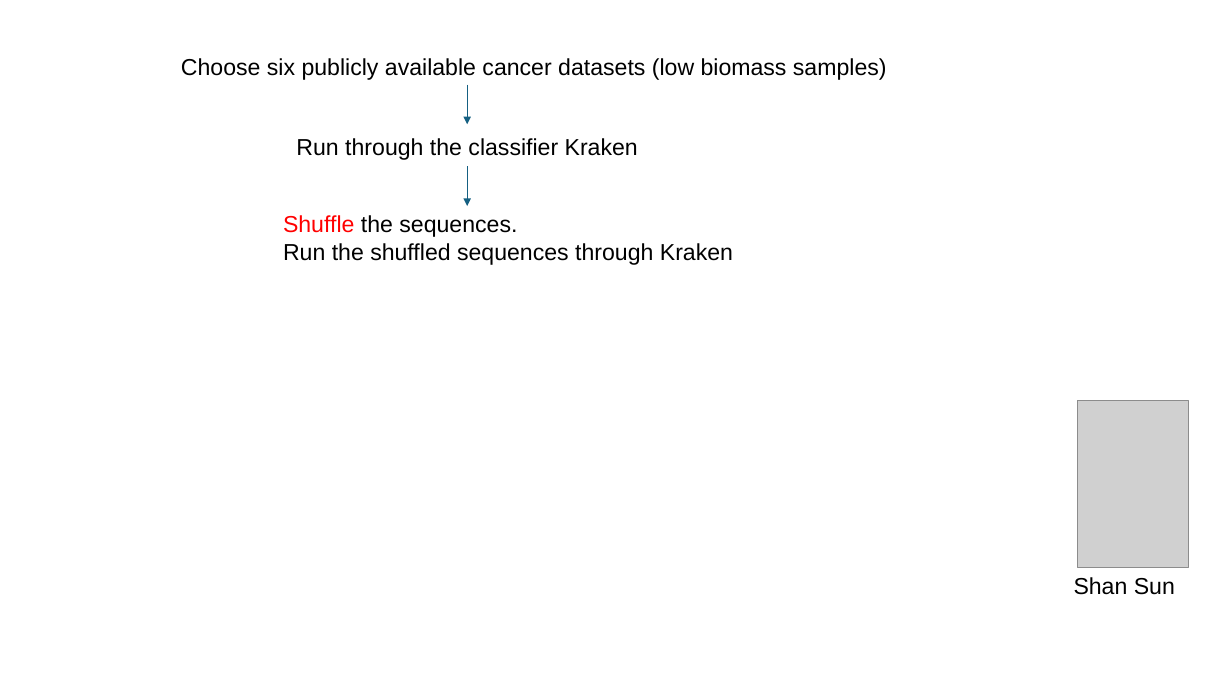
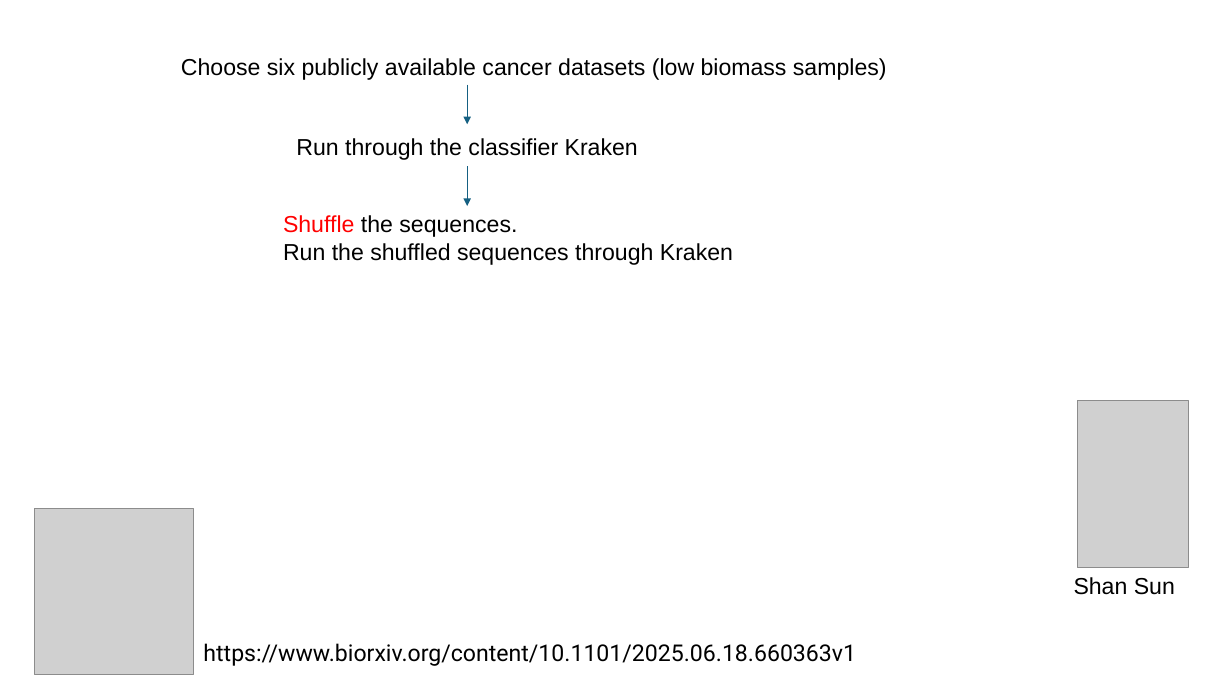
Before and after one commit to fodorclasses/fodorclasses.github.io, a slide deck: slide 25 of gc/gc.pptx. Drawn at 1232x693 pixels with LibreOffice and Linux fonts; fonts in the diff are those of the drawing; grey boxes stand for pictures. Boxes give left, top, right and bottom in pixels: in the first picture for what was removed or moved away, otherwise in the second. Text is boxed around its words. In the diff, an @@ line names an element or a change of style, - is before the commit and + after.

```diff
--- a/gc/gc.pptx
+++ b/gc/gc.pptx
@@ picture added at [34,508,193,675] @@
@@ text added at [203,643,856,666], 18 pt, text #000000 @@
+https://www.biorxiv.org/content/10.1101/2025.06.18.660363v1
```
Also in this commit, not shown: 5 other slides changed, 1 other file.
